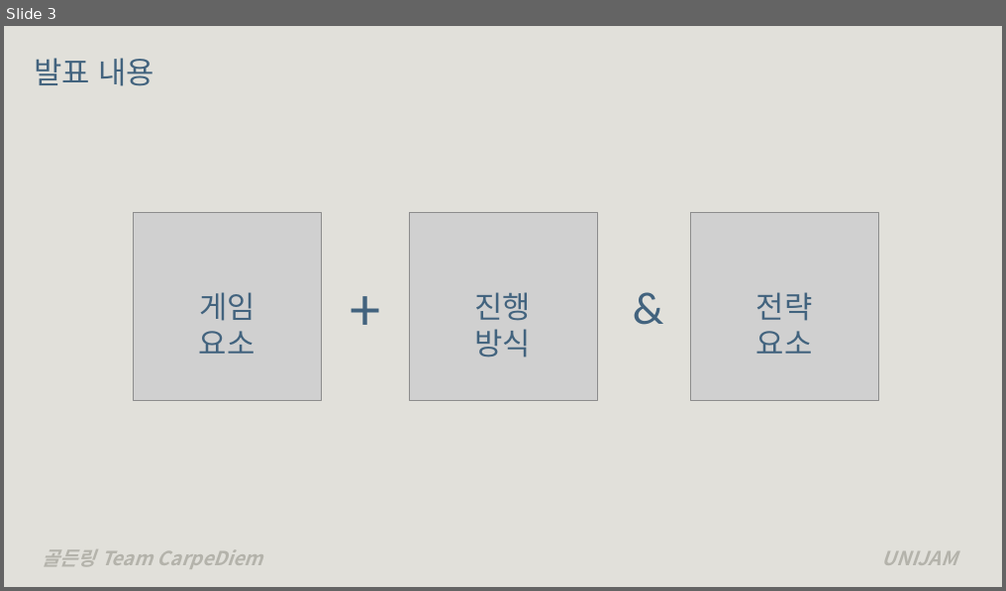
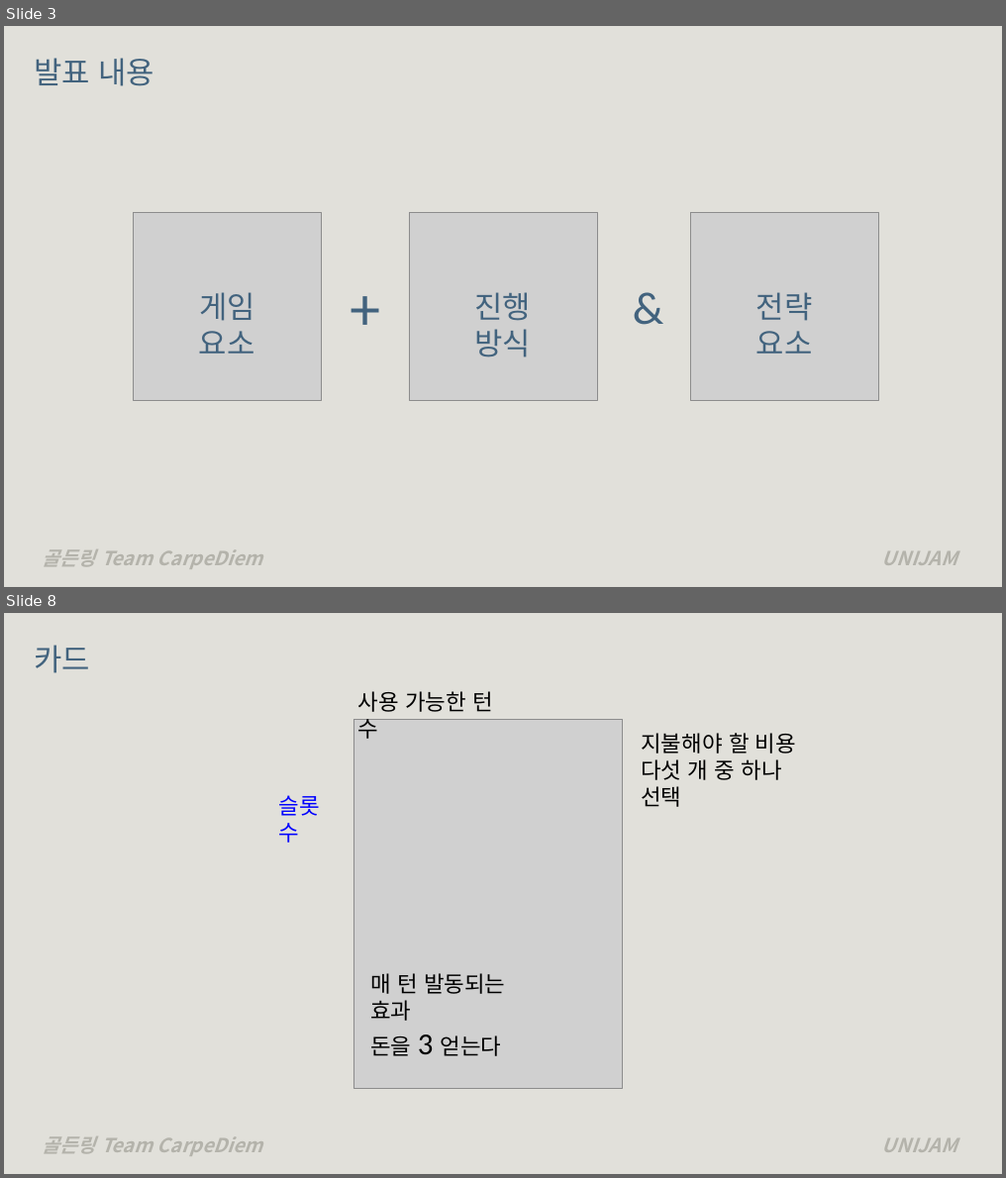
Before and after one commit to mashumairesh/CarpeDiem, a slide deck: CarpeDiem.pptx. Shown one above the other, each under a label of ours: slide 3 before the commit, slides 3 and 8 after it; the slides between them are not shown. The pictures are 1006x591 and 1006x1178 pixels, drawn with LibreOffice and Linux fonts; fonts in the diff are those of the drawing; grey boxes stand for pictures. Boxes give left, top, right and bottom in pixels: in the first picture for what was removed or moved away, otherwise in the second. Text is boxed around its words. In the diff, an @@ line names an element or a change of style, - is before the commit and + after.

```diff
--- a/CarpeDiem.pptx
+++ b/CarpeDiem.pptx
@@ slide 8 added at <box>4,613,1002,1174</box>, background #E1E0DA; not listed: 2 template elements that a slide beside it also shows @@
@@ title added at <box>34,645,90,673</box>, 44 pt, text #42637E @@
+카드
@@ text added at <box>358,691,493,739</box>, 32 pt, text #000000 @@
+사용 가능한 턴 수
@@ picture added at <box>353,719,622,1088</box> @@
@@ text added at <box>641,733,796,807</box>, 32 pt, text #000000 @@
+지불해야 할 비용
+다섯 개 중 하나 선택
@@ text added at <box>279,795,320,843</box>, 32 pt, text #0000FF @@
+슬롯 수
@@ text added at <box>370,973,505,1057</box>, 32 pt, text #000000 @@
+매 턴 발동되는 효과
+돈을 3 얻는다
```
Also in this commit, not shown: 1 slide changed, 4 other slides added, 1 other file.
